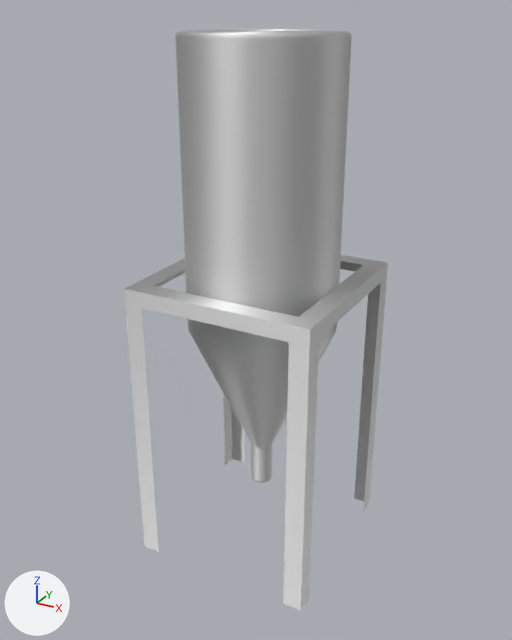
One commit to the glTF model models/model1.glb: the scene before it, then after it.
Rendered twice from a 50 mm camera at (4.13, -7.69, 7.24) aimed at (-0.06, -0.07, 3.43). The axes (+X, +Y, +Z) are drawn at lower left. The lights are the same throughout. The picture after the commit comes second. Where no turn or scale is listed for an object, it has been applied to the vertices.

In view in the first picture: 'CylinderContainer', 'measureDummy.001'.
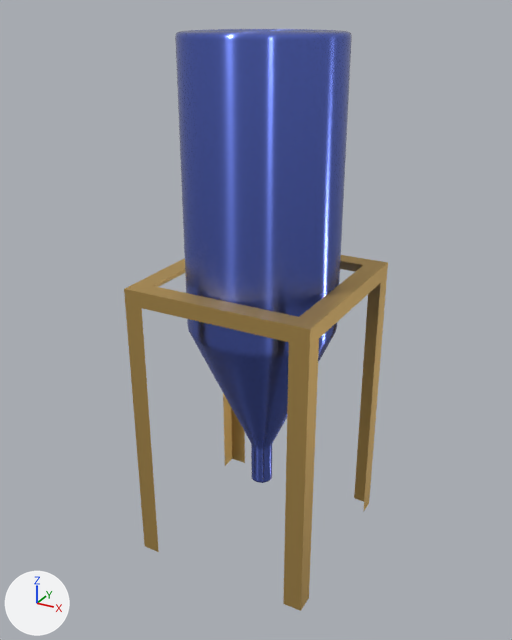
What differs and where, as boxes (x1, y1, x2, y2) in the pictures (512 x 640 px):
'CylinderContainer', recoloured, surface changed (white to blue)
    both: (175, 29, 352, 483)
'measureDummy.001', recoloured, surface changed (white to orange)
    both: (124, 255, 388, 611)

The change in detail:
Material 'Brushed aluminium' (mat_brushed_aluminium) changes colour from white #e7e7e7 to blue #6e82e7; in linear values from (0.8, 0.8, 0.8) to (0.156, 0.224, 0.8).
In material 'Brushed aluminium' (mat_brushed_aluminium), roughness goes from 1.0 to 0.255.
Material 'Material' (mat_material) is new.
Its base color is (0.643, 0.423, 0.134) (orange #d2ae66).
Its metallic is 0.75.
me_cube_001 has 52 vertices, 72 faces and spans x -1.27..1.27, y -1.27..1.27, z 0.0..4.05.
me_cube_001 no longer uses material mat_brushed_aluminium (white #e7e7e7).
me_cube_001 gains material mat_material (orange #d2ae66).
